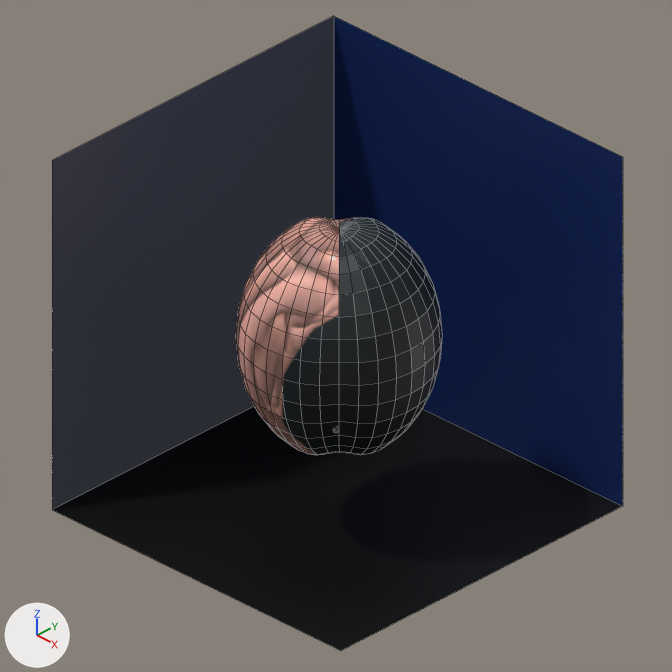
Renders of the Blender file img/graphics_template.blend from each side of a commit.
One viewpoint serves both versions: the file's camera 'Camera'. Arrows for +X, +Y and +Z are at lower left; the lights stay in place. Mesh edges are drawn as thin lines.
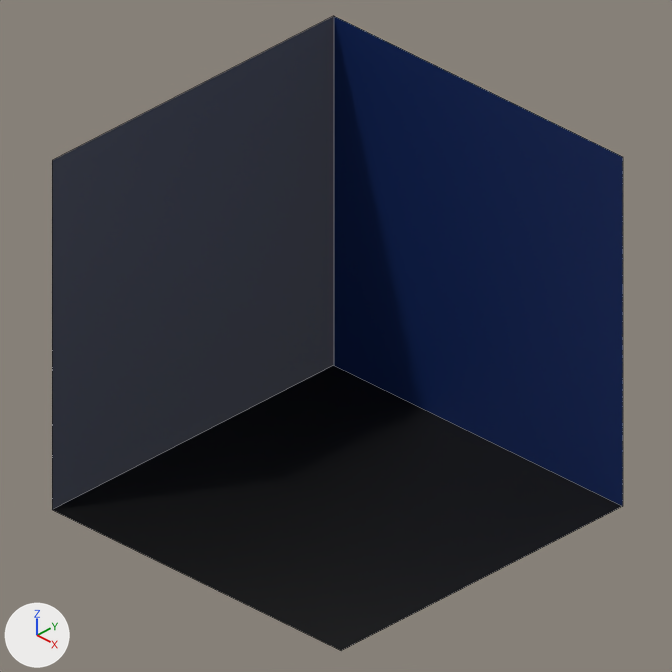
Location of each change, (x1, y1, x2, y2) in pixels of the pictures (672 x 672 px):
'Sphere', deleted
    before: (236, 217, 442, 455)

Edits to the bpy script that builds the scene:
```text
Remove ob_sphere:
    ob_sphere = bpy.data.objects.new('Sphere', me_sphere)
    ob_sphere.location = (-1.976, -9.241, -1.514)
    ob_sphere.scale = (0.615, 0.619, 0.779)
```
